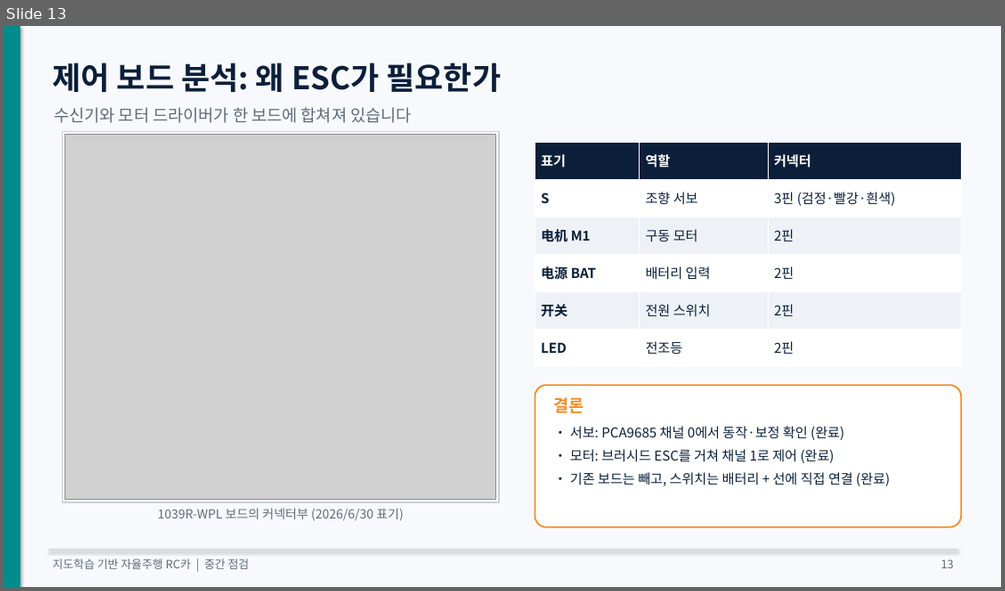
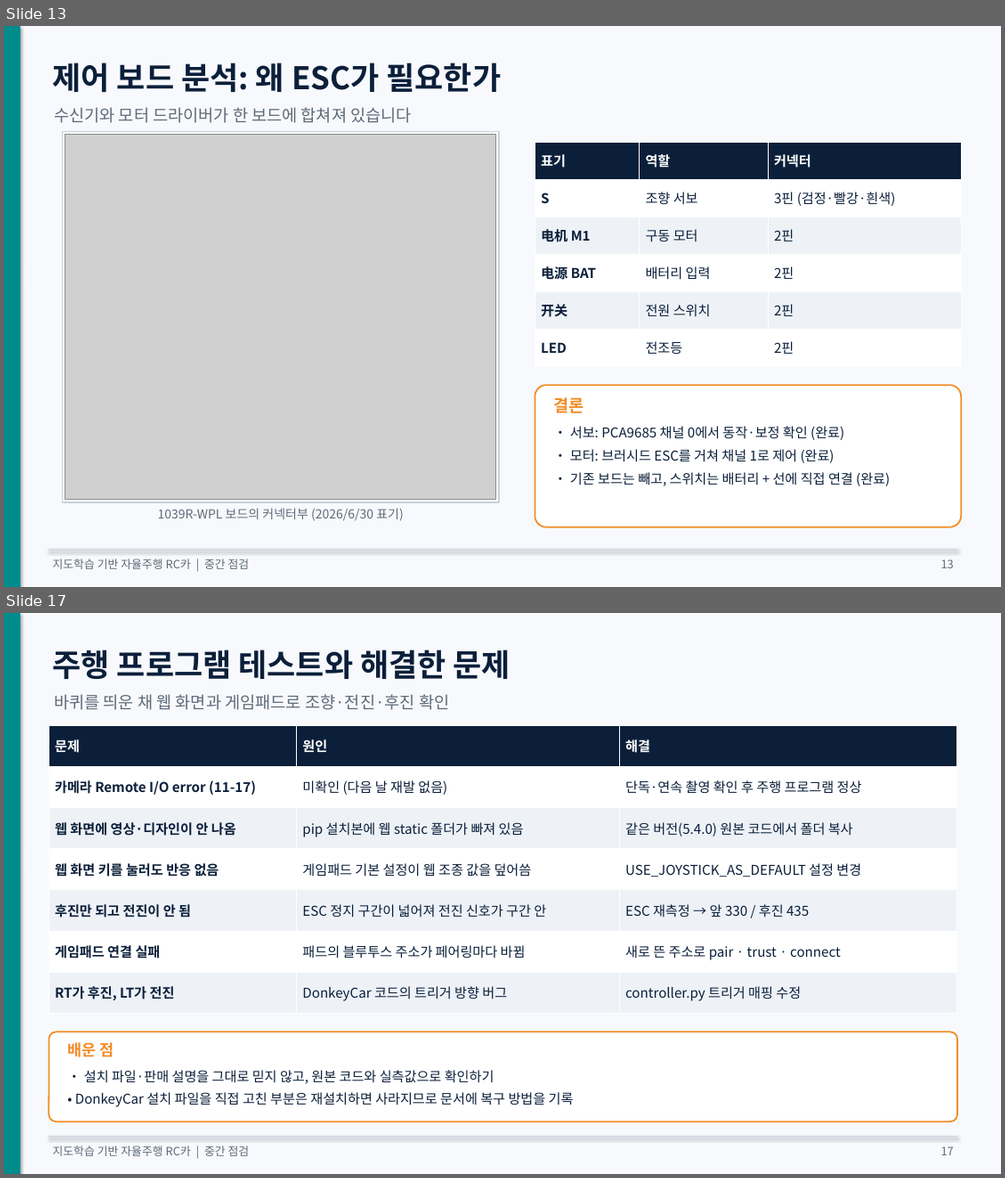
Before and after one commit to KMUTMU/Robot, a slide deck: 중간점검_자율주행RC카.pptx. Shown one above the other, each under a label of ours: slide 13 before the commit, slides 13 and 17 after it; the slides between them are not shown. The pictures are 1005x591 and 1005x1178 pixels, drawn with LibreOffice and Linux fonts; fonts in the diff are those of the drawing; grey boxes stand for pictures. Boxes give left, top, right and bottom in pixels: in the first picture for what was removed or moved away, otherwise in the second. Text is boxed around its words. In the diff, an @@ line names an element or a change of style, - is before the commit and + after.

```diff
--- a/중간점검_자율주행RC카.pptx
+++ b/중간점검_자율주행RC카.pptx
@@ slide 17 added at <box>4,613,1001,1174</box>, background #F7F9FC @@
@@ rectangle added at <box>4,613,20,1174</box>, fill #008C8C @@
@@ text added at <box>53,649,510,679</box>, 30 pt, text #0B1F3A, bold @@
+주행 프로그램 테스트와 해결한 문제
@@ text added at <box>54,694,449,710</box>, 16 pt, text #5F6B7A @@
+바퀴를 띄운 채 웹 화면과 게임패드로 조향·전진·후진 확인
@@ table added at <box>48,725,957,1013</box>, 7 rows, 3 columns @@
+문제 | 원인 | 해결
+카메라 Remote I/O error (11-17) | 미확인 (다음 날 재발 없음) | 단독·연속 촬영 확인 후 주행 프로그램 정상
+웹 화면에 영상·디자인이 안 나옴 | pip 설치본에 웹 static 폴더가 빠져 있음 | 같은 버전(5.4.0) 원본 코드에서 폴더 복사
+웹 화면 키를 눌러도 반응 없음 | 게임패드 기본 설정이 웹 조종 값을 덮어씀 | USE_JOYSTICK_AS_DEFAULT 설정 변경
+후진만 되고 전진이 안 됨 | ESC 정지 구간이 넓어져 전진 신호가 구간 안 | ESC 재측정 → 앞 330 / 후진 435
+게임패드 연결 실패 | 패드의 블루투스 주소가 페어링마다 바뀜 | 새로 뜬 주소로 pair · trust · connect
+RT가 후진, LT가 전진 | DonkeyCar 코드의 트리거 방향 버그 | controller.py 트리거 매핑 수정
@@ rounded rectangle added at <box>48,1032,957,1121</box>, fill #FFFFFF, outline #F28C28 1.5 pt @@
@@ text added at <box>67,1042,113,1057</box>, 15 pt, text #F28C28, bold @@
+배운 점
@@ text added at <box>75,1070,574,1107</box>, 13 pt, text #0B1F3A @@
+• 설치 파일·판매 설명을 그대로 믿지 않고, 원본 코드와 실측값으로 확인하기
+• DonkeyCar 설치 파일을 직접 고친 부분은 재설치하면 사라지므로 문서에 복구 방법을 기록
@@ line added from (48, 1136) to (957, 1136), #D5DBE3 1 pt @@
@@ text added at <box>53,1145,250,1156</box>, 11 pt, text #5F6B7A @@
+지도학습 기반 자율주행 RC카 | 중간 점검
@@ text added at <box>941,1146,954,1155</box>, 11 pt, text #5F6B7A @@
+17
```
Also in this commit, not shown: 10 slides changed, 2 other slides added, 5 other files.
